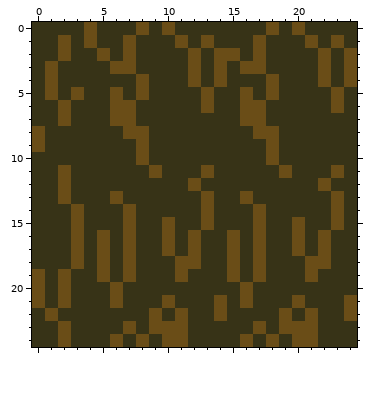
Pixel-art sprite: assets/tree tile.png. That is the earlier state.
Rulers count pixels.
The result:
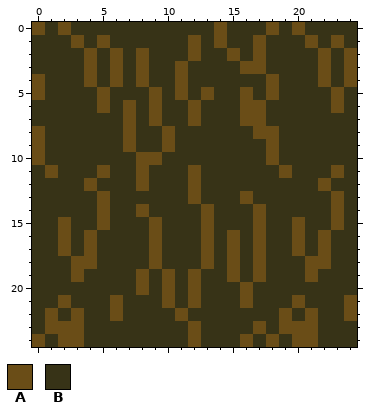
Palette (. is transparent): A #6a4d17  B #373317
The edit:
file 25x25 -> 50x50 pixels (blocks of 1x1 -> 2x2; one block is one cell here)
@@ x 0..16 @@
- 0 BBBBABBBABABBBBBB
- 1 BBABABBABBBABABBB
- 2 BBABBABABBBBABAAB
- 3 BABBBBAABBBBABABA
- 4 BABBBBBBABBBABABB
- 5 BABABBABABBBBABBA
- 6 BBABBBAABBBBBABBA
- 7 BBABBBAABBBBBBBBA
- 8 ABBBBBBAABBBBBBBB
- 9 ABBBBBBBABBBBBBBB
-10 BBBBBBBBABBBBBBBB
-11 BBABBBBBBABBBABBB
-12 BBABBBBBBBBBABBBB
-13 BBABBBABBBBBBABBA
-14 BBBABBBABBBBBABBB
-15 BBBABBBABBABBABBB
-16 BBBABABABBABABBAB
-17 BBBABABABBABABBAB
-18 BBBABABABBBAABBAB
-19 ABABBABABBBABBBAB
-20 ABABBBABBBBBBBBBA
-21 ABABBBABBBABBBABA
-22 BABBBBBBBABABBABB
-23 BBABBBBABAAABBBBB
-24 BBABBBABABAABBBBA
+ 0 ABABBBBBBBBBBBABB
+ 1 BBBABABBBBBBABABB
+ 2 BBBBABABABBBABBAB
+ 3 BBBBABABABBABBBBA
+ 4 ABBBABABABBABBBBB
+ 5 ABBBBABBBABABABBA
+ 6 BBBBBABABABBABBBA
+ 7 BBBBBBBABABBABBBA
+ 8 ABBBBBBABBABBBBBB
+ 9 ABBBBBBABBABBBBBB
+10 ABBBBBBBAABBBBBBB
+11 BABBBABBABBBABBBB
+12 BBBBABBBABBBABBBB
+13 BBBBBABBBBBBABBBA
+14 BBBBBABBABBBBABBB
+15 BBABBABBBABBBABBB
+16 BBABABBBBABBBABAB
+17 BBABABBBBABBBABAB
+18 BBBAABBBBABBBABAB
+19 BBBABBBBABABABBAB
+20 BBBBBBBBABABABBBA
+21 BBABBBABBBABABBBA
+22 BABABBABBBBABBBBB
+23 BAAABBBBBBBBABBBB
+24 ABAABBBBBBBBABBBA
